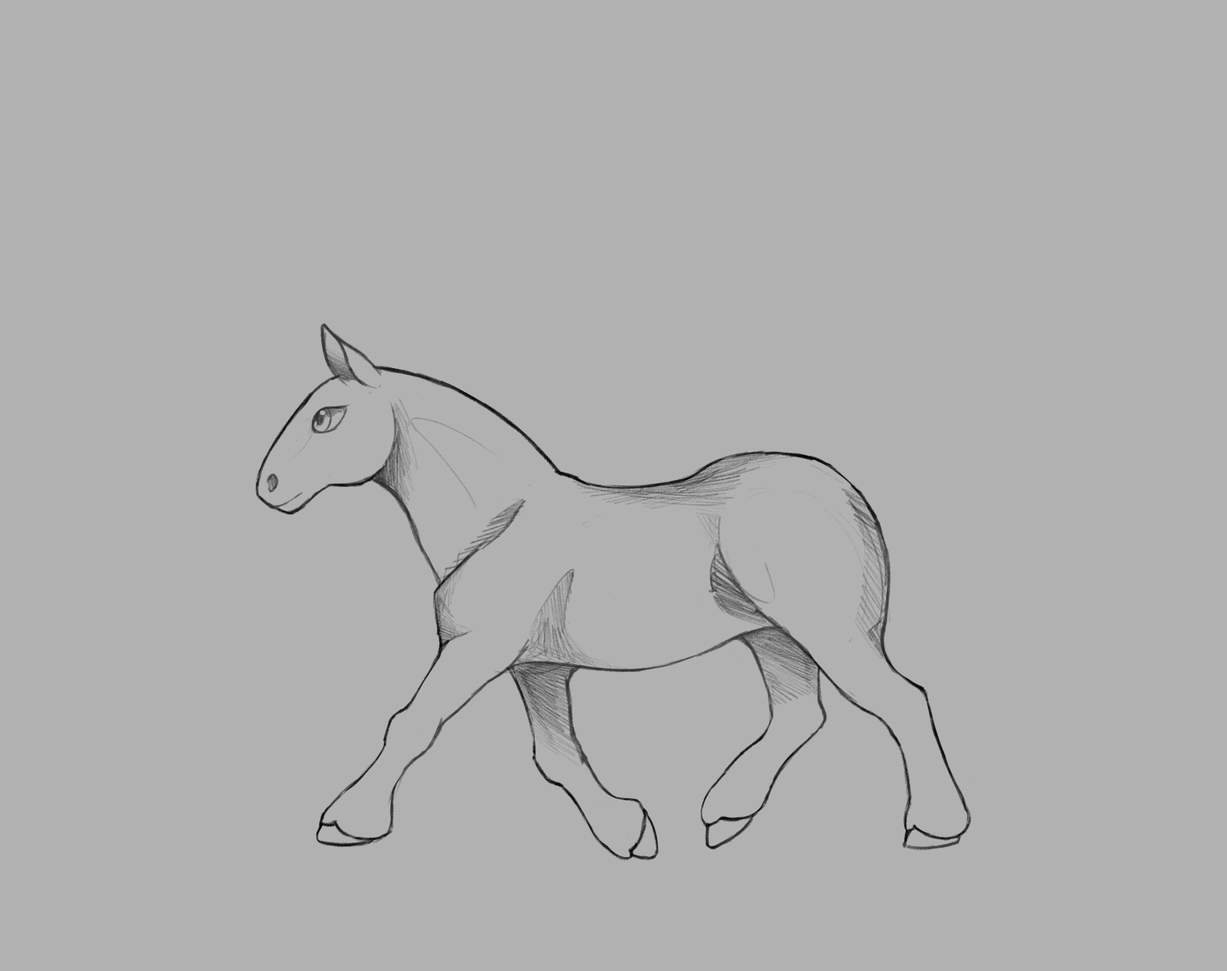
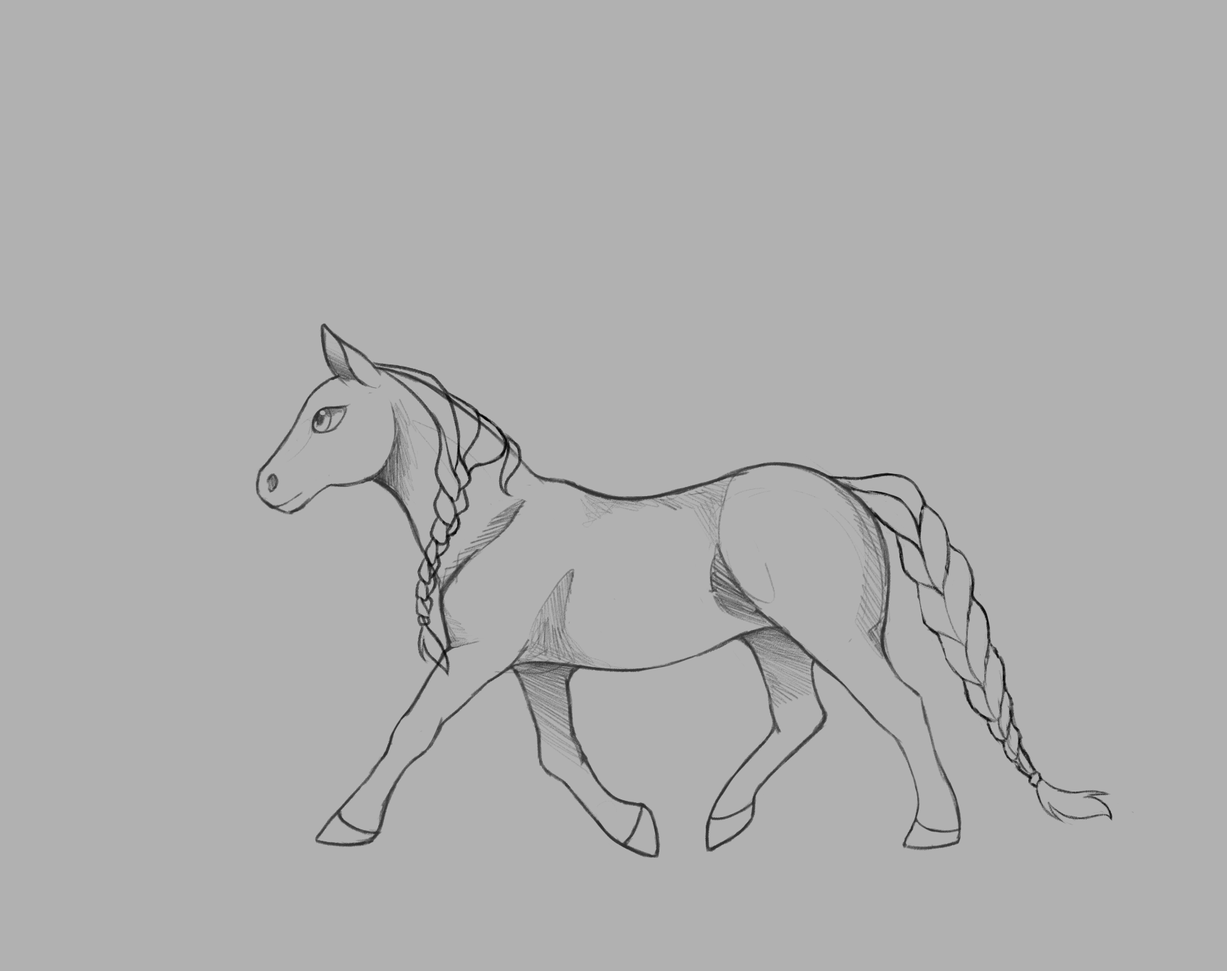
The second 1227px x 971px image is a revision of the first. Changes to its layers:
added group "Forelock" with 3 layers above "Mane" over 275, 390, 316, 447
added group "Mane" with 5 layers above "tail" over 347, 361, 871, 678
added layer "PoneyMane_Braid" in group "Mane" over 371, 361, 525, 678
showed "PoneyTail_Braid", painted on it over 827, 472, 1134, 826
hid "PoneyBase_draft" over 254, 361, 1032, 861
showed "PoneyBase_Base" over 254, 361, 962, 859
